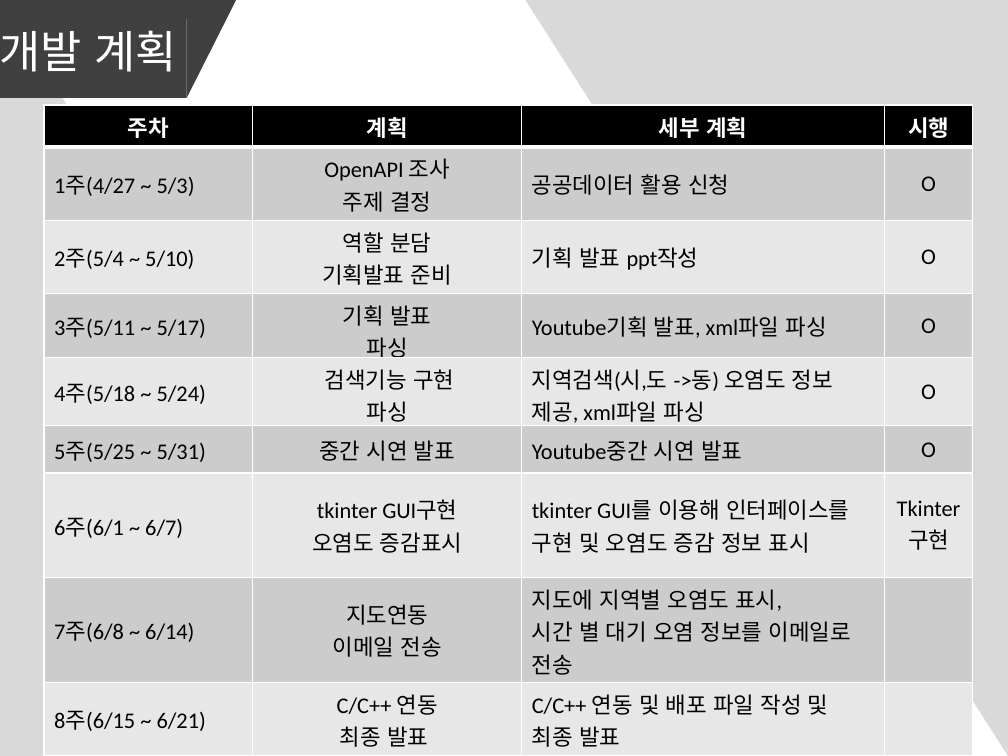
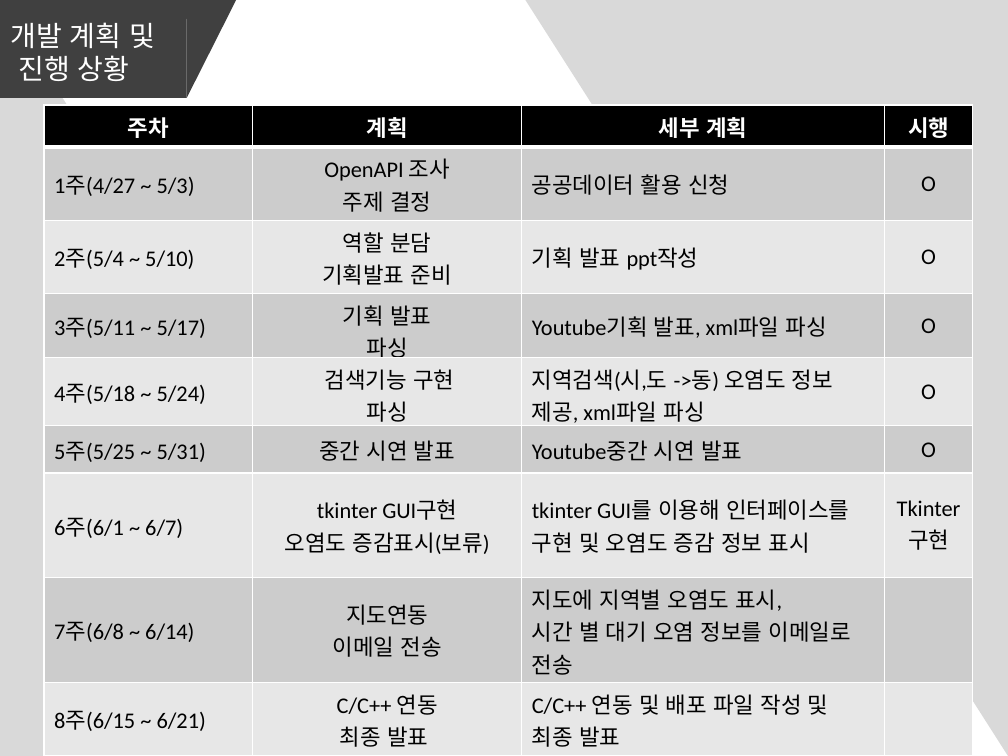
Before and after one commit to youjinmyoung/ScriptProject, a slide deck: slide 4 of 스크립트 기획발표.pptx (slide 7 before the commit). Drawn at 1008x756 pixels with LibreOffice and Linux fonts; fonts in the diff are those of the drawing. Boxes give left, top, right and bottom in pixels: in the first picture for what was removed or moved away, otherwise in the second. Text is boxed around its words. In the diff, an @@ line names an element or a change of style, - is before the commit and + after.

```diff
--- a/스크립트 기획발표.pptx
+++ b/스크립트 기획발표.pptx
@@ text at <box>11,22,155,81</box>: text changed; size 32 to 20 pt @@
-개발 계획
+개발 계획 및
+진행 상황
@@ table at <box>44,105,973,755</box> @@
-row 7, column 2: tkinter GUI구현 / 오염도 증감표시
+row 7, column 2: tkinter GUI구현 / 오염도 증감표시(보류)
```
Also in this commit, not shown: 2 other slides changed, 1 slide added, 3 slides removed, 4 other files.
